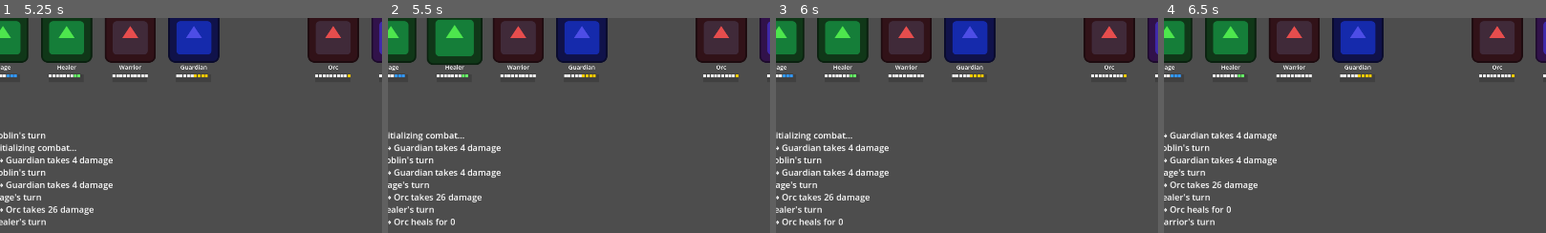
Above: before the commit, frames 1-4 (left to right).
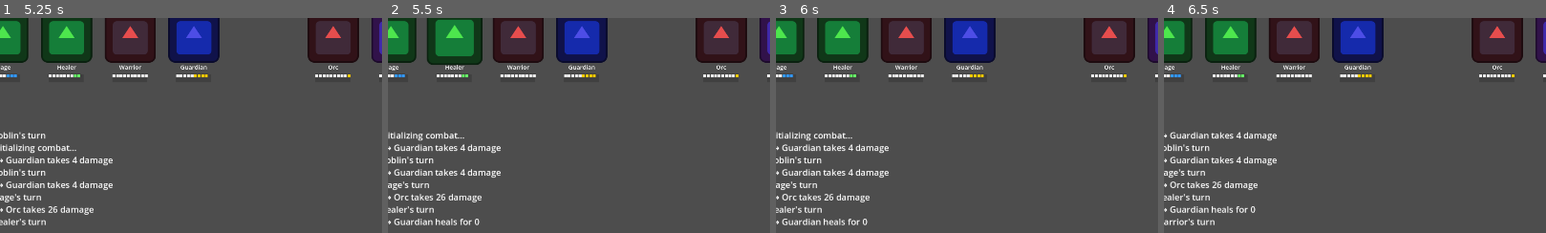
Above: after the commit, the same moments.

Repository: sadripa/autobattle-project
Game: Godot game, scene res://scenes/main.tscn
The game is run twice, just before and just after one commit, with the same random seed, the same clock (stepped at 60 frames per second) and the same inputs. The engine's default icon, where the game draws it, is replaced by a stand-in: a white triangle on a blue panel in a dark square.
Inputs (mouse positions are % of the whole screen's width and height, from its top left):
- Up to frame 1 (5.25 s): tap Enter at 0.5, 2.75 s; move the mouse to (72, 45) at 0.52 s; hold D 0.53-1.25 s; hold Shift 0.53-1.25 s; click (72, 45) at 0.67 s; tap Space at 0.77, 1.25, 3.5, 3.77 s; drag from (30, 55) to (45, 70) at 1.27 s; move the mouse to (60, 28) at 2.02 s; hold D 2.03-2.75 s; tap Z at 2.1 s; drag from (45, 70) to (20, 35) at 2.77 s; move the mouse to (80, 65) at 3.52 s; hold Left 3.53-4.25 s; tap Tab at 3.6 s; drag from (20, 35) to (35, 25) at 4.27 s; move the mouse to (55, 50) at 5.02 s; hold Down from 5.03 s (still down); tap V at 5.1 s; click (55, 50) at 5.17 s
- Up to frame 2 (5.5 s): keep holding Down
- Up to frame 3 (6 s): release Down at 5.75 s; drag from (35, 25) to (30, 55) at 5.77 s
- Up to frame 4 (6.5 s): no input
The pictures show only the part of the screen within x 16-66%, y 46-96%; the shares and areas given below are measured in that part.

Frame 1 is identical in both runs. In frame 2, 0.4% of the frame differs, in the area x 2-24%, y 93-97%; in frame 3, 0.4%; in frame 4, 0.4%.
Error in both runs: Invalid access to property or key 'current_state' on a base object of type 'null instance'. (res://scripts/main.gd:23)

Commit message:
Fix targeting LOWEST ENEMY and shaman heal target.

Diff:
--- /dev/null
+++ b/resources/abilities/heal_shaman.tres
@@ -0,0 +1,20 @@
+[gd_resource type="Resource" script_class="AbilityData" load_steps=2 format=3 uid="uid://d1ahmod4iv6q0"]
+
+[ext_resource type="Script" uid="uid://s0ceuq4nfbgl" path="res://scripts/ability_data.gd" id="1_sjj1g"]
+
+[resource]
+script = ExtResource("1_sjj1g")
+id = "shaman_heal"
+name = "Shaman Heal"
+description = "Restores health to an ally."
+ability_type = 0
+action_type = 2
+target_type = 3
+effect_type = 1
+power = 0.3
+cooldown = 2
+icon_path = ""
+effect_animation = "support"
+custom_params = {
+"duration": ""
+}
--- a/resources/characters/enemy/shaman.tres
+++ b/resources/characters/enemy/shaman.tres
@@ -1,7 +1,7 @@
 [gd_resource type="Resource" script_class="CharacterData" load_steps=3 format=3 uid="uid://dy2gyoh8og0hu"]
 
 [ext_resource type="Script" uid="uid://c364v3lty87vl" path="res://scripts/character/character_data.gd" id="1_184tm"]
-[ext_resource type="Resource" uid="uid://do368141artyl" path="res://resources/abilities/heal.tres" id="1_uj4jh"]
+[ext_resource type="Resource" uid="uid://d1ahmod4iv6q0" path="res://resources/abilities/heal_shaman.tres" id="1_uj4jh"]
 
 [resource]
 script = ExtResource("1_184tm")
--- a/scripts/ability.gd
+++ b/scripts/ability.gd
@@ -98,6 +98,7 @@
 
 		GameEnums.TargetType.LOWEST_ALLY:
 			var target = null
+			# Only search within character's own party
 			target = user_party.get_lowest_health_character()
 			if target:
 				targets.append(target)
--- a/scripts/combat_actions.gd
+++ b/scripts/combat_actions.gd
@@ -124,6 +124,7 @@
 	"""
 	Execute a support ability (healing, buffing)
 	"""
+
 	match ability.effect_type:
 		GameEnums.EffectType.HEAL:
 			for target in targets:
--- a/scripts/game_data.gd
+++ b/scripts/game_data.gd
@@ -60,57 +60,3 @@
 		party_data.append(shaman_data)
 
 	return party_data
-
-# Create abilities that interact with the health system
-func create_health_abilities() -> Dictionary:
-	var abilities = {}
-
-	# Armor-granting ability
-	abilities["iron_skin"] = {
-		"id": "iron_skin",
-		"name": "Iron Skin",
-		"description": "Grants armor to the target",
-		"type": "defend",
-		"target": "self",
-		"effect": "buff",
-		"power": 1.0,
-		"cooldown": 3,
-		"custom_params": {
-			"apply_armor": true,
-			"armor_amount": 20
-		}
-	}
-
-	# Shield-granting ability
-	abilities["arcane_barrier"] = {
-		"id": "arcane_barrier",
-		"name": "Arcane Barrier",
-		"description": "Creates a regenerating shield",
-		"type": "defend",
-		"target": "single_ally",
-		"effect": "buff",
-		"power": 1.0,
-		"cooldown": 3,
-		"custom_params": {
-			"apply_shield": true,
-			"shield_amount": 30
-		}
-	}
-
-	# Overhealth-granting ability
-	abilities["vitality_surge"] = {
-		"id": "vitality_surge",
-		"name": "Vitality Surge",
-		"description": "Grants temporary overhealth",
-		"type": "support",
-		"target": "all_allies",
-		"effect": "heal",
-		"power": 0.5,
-		"cooldown": 4,
-		"custom_params": {
-			"apply_overhealth": true,
-			"flat_heal": 25
-		}
-	}
-
-	return abilities
--- a/scripts/game_enums.gd
+++ b/scripts/game_enums.gd
@@ -133,6 +133,7 @@
 		TargetType.ALL_ENEMIES: return "all_enemies"
 		TargetType.SINGLE_ALLY: return "single_ally"
 		TargetType.ALL_ALLIES: return "all_allies"
+		TargetType.LOWEST_ALLY: return "lowest_ally"
 		TargetType.SELF: return "self"
 		TargetType.POSITION_BASED: return "position_based"
 		_: return "unknown"
--- a/scripts/party.gd
+++ b/scripts/party.gd
@@ -171,17 +171,21 @@
 
 func get_lowest_health_character() -> Character:
 	"""
-	Get the lowest health character
-	based on on max health
-	from all living character
+	Get the character with lowest health percentage from all living characters
 	"""
 	var living = get_living_characters()
 	if living.size() > 0:
 		var target = living[0]
+		var lowest_percentage = target.health.get_health_percentage()
+
 		for c in living:
-			if c.max_hp - c.current_hp > target.max_hp - target.current_hp: target = c
-		if target.max_hp - target.current_hp != 0:
-			return target
+			var current_percentage = c.health.get_health_percentage()
+			if current_percentage < lowest_percentage:
+				lowest_percentage = current_percentage
+				target = c
+
+		# Return a target even if at full health
+		return target
 	return null
 
 func get_character_at_position(pos: int) -> Character:
